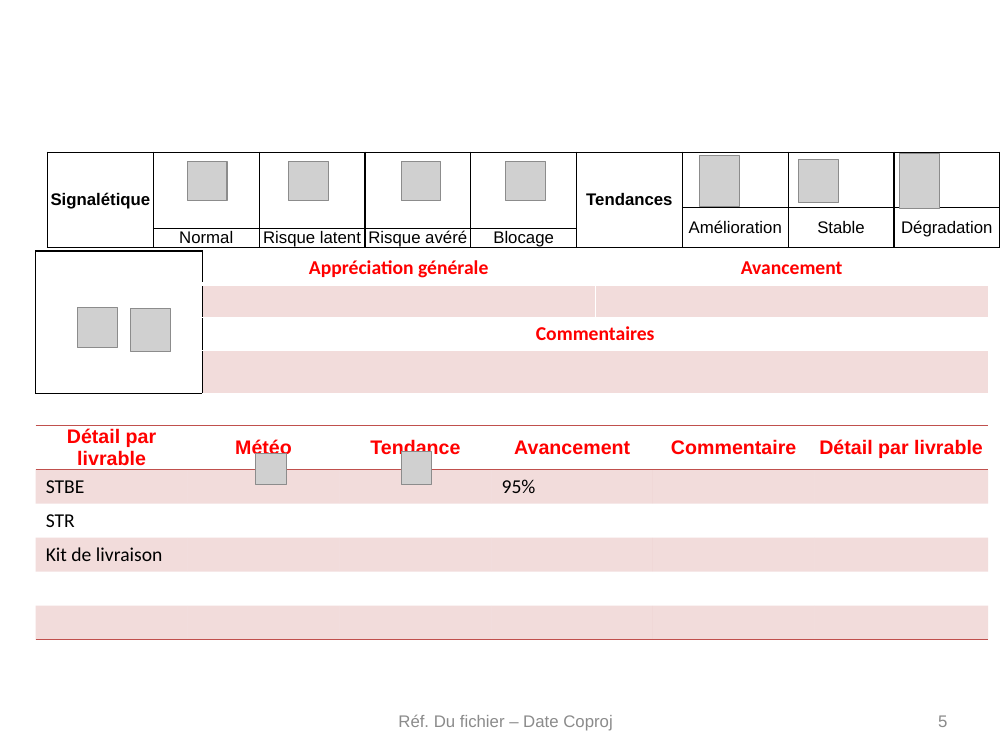
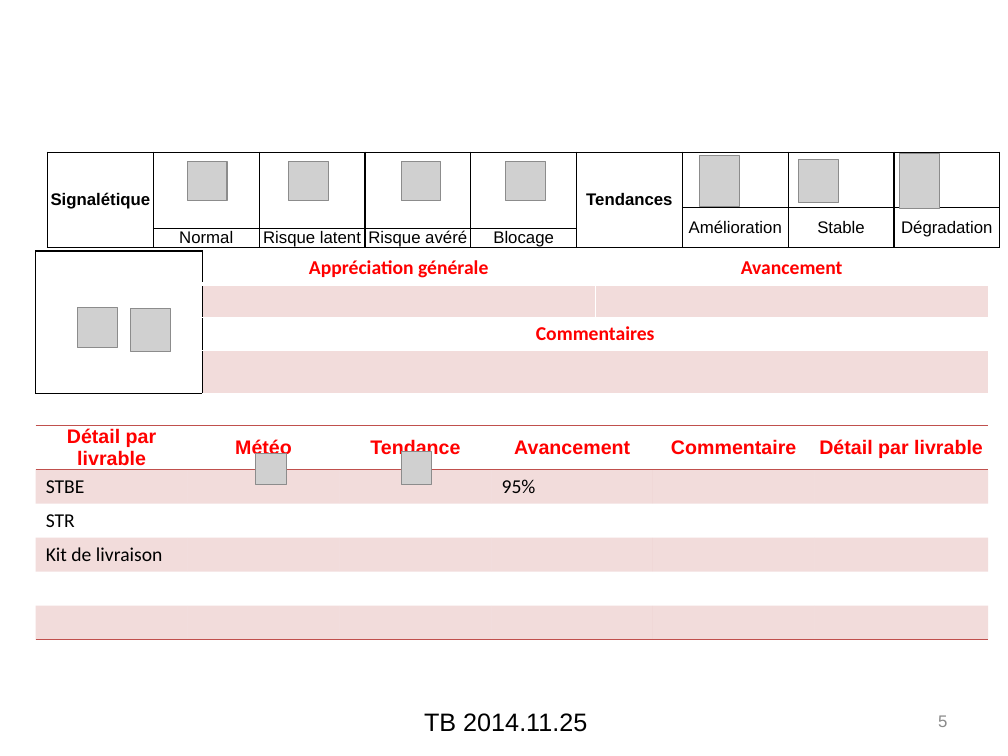
Before and after one commit to elecharny/pi-injector, a slide deck: slide 5 of Documents/TB 2014.11.25.pptx. Drawn at 1008x756 pixels with LibreOffice and Linux fonts; fonts in the diff are those of the drawing; grey boxes stand for pictures; background and template pictures are left out. Boxes give left, top, right and bottom in pixels: in the first picture for what was removed or moved away, otherwise in the second. Text is boxed around its words. In the diff, an @@ line names an element or a change of style, - is before the commit and + after.

```diff
--- a/Documents/TB 2014.11.25.pptx
+++ b/Documents/TB 2014.11.25.pptx
@@ text at (424, 713, 587, 732): text changed; size 12 to 18 pt; text colour #8C8C8C to #000000 @@
-Réf. Du fichier – Date Coproj
+TB 2014.11.25
```
Also in this commit, not shown: 4 other slides changed, 2 other files.
